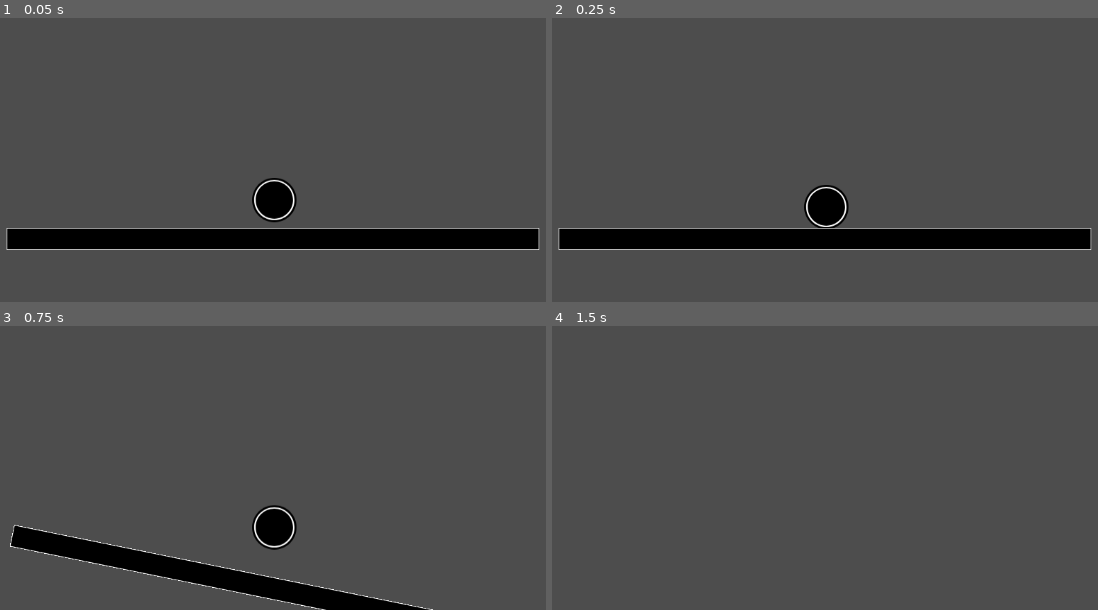
Above: before the commit, frames 1-4 (two rows, left to right).
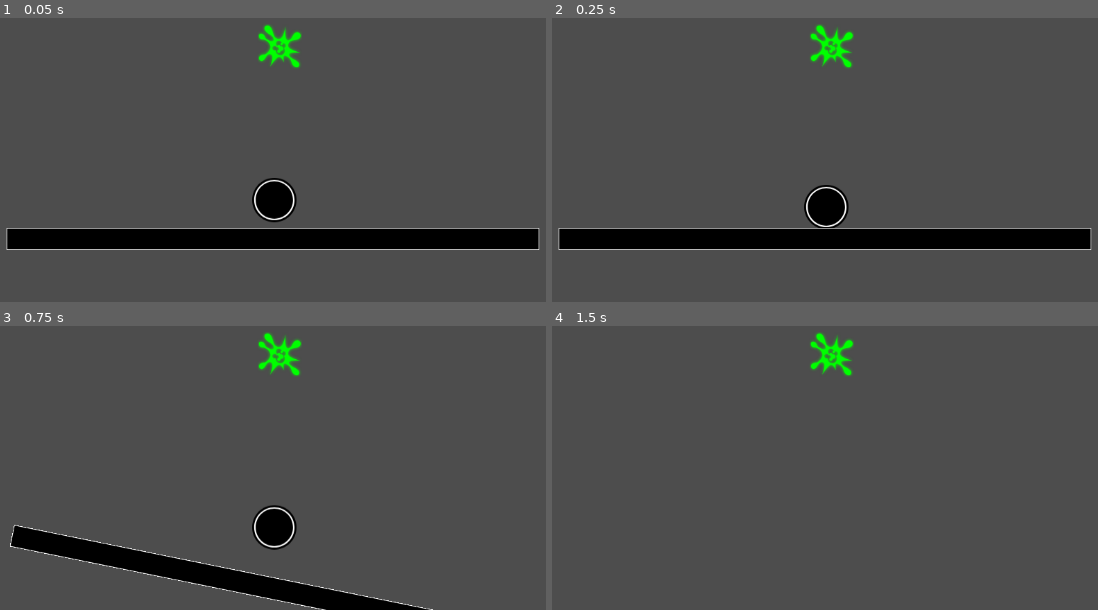
Above: after the commit, the same moments.

Repository: jo-ho/balance-game
Game: Godot game, scene res://game.tscn
Two runs of this game, one before a commit and one after it. Both use one fixed random seed, a clock stepped at 60 frames per second and the inputs below.
Inputs:
- Up to frame 1 (0.05 s): no input
- Up to frame 2 (0.25 s): no input
- Up to frame 3 (0.75 s): tap Enter at 0.5 s; hold Down (right_down) from 0.53 s (still down)
- Up to frame 4 (1.5 s): release Down (right_down) at 1.28 s; hold S (left_down) from 1.28 s (still down)

The runs differ from the first frame. In frame 1, 0.7% of the frame differs, in the area x 47-56%, y 2-18%; in frame 2, 0.7%; in frame 3, 0.7%; in frame 4, 0.7%.

Commit message:
Add sticky pickup

Diff:
--- a/body/bar.gd
+++ b/body/bar.gd
@@ -8,9 +8,14 @@
 var rotate_velocity: int = 0
 var move_velocity: int = 0
 
+var stuck_status: Array[float] = [1.0, 1.0]
+
+func _ready() -> void:
+	Events.bar_stuck.connect(_on_bar_stuck)
+
 func _physics_process(delta: float) -> void:
-	var left_axis: float = Input.get_axis("left_down", "left_up")
-	var right_axis: float = Input.get_axis("right_down", "right_up")
+	var left_axis: float = Input.get_axis("left_down", "left_up") * stuck_status[0]
+	var right_axis: float = Input.get_axis("right_down", "right_up") * stuck_status[1]
 	if is_zero_approx(right_axis) && is_zero_approx(left_axis):
 		move_velocity = 0
 		rotate_velocity = 0
@@ -26,3 +31,10 @@
 
 	rotation = clamp(rotation + delta * rotate_velocity, -ROTATION_LIMIT, ROTATION_LIMIT)
 	move_and_collide(Vector2(0, delta * move_velocity))
+
+func _on_bar_stuck(value: bool) -> void:
+	if value:
+		stuck_status = [1.0, 0]
+		stuck_status.shuffle()
+	else:
+		stuck_status = [1.0, 1.0]
--- a/common/events.gd
+++ b/common/events.gd
@@ -5,3 +5,4 @@
 signal ball_enlarged(value: bool)
 signal ball_shrank(value: bool)
 signal ball_shaped_changed(value: Ball.Shape)
+signal bar_stuck(value: bool)
--- a/effect/effect_data.gd
+++ b/effect/effect_data.gd
@@ -6,6 +6,7 @@
 	ENLARGE,
 	SHRINK,
 	TO_SQUARE,
+	STICKY,
 }
 
 @export var type: Type
--- a/effect/effect_manager.gd
+++ b/effect/effect_manager.gd
@@ -6,6 +6,7 @@
 	EffectData.Type.ENLARGE: preload("res://effect/enlarge.tres"),
 	EffectData.Type.SHRINK: preload("res://effect/shrink.tres"),
 	EffectData.Type.TO_SQUARE: preload("res://effect/to_square.tres"),
+	EffectData.Type.STICKY: preload("res://effect/sticky.tres"),
 }
 
 func add_effect(type: EffectData.Type, duration_secs: float) -> void:
--- /dev/null
+++ b/effect/sticky.gd
@@ -0,0 +1,9 @@
+extends Effect
+
+func on_apply(duration_secs: float) -> void:
+	timer.start(duration_secs)
+	Events.bar_stuck.emit(true)
+
+func on_expire() -> void:
+	queue_free()
+	Events.bar_stuck.emit(false)
--- /dev/null
+++ b/effect/sticky.tres
@@ -0,0 +1,11 @@
+[gd_resource type="Resource" script_class="EffectData" load_steps=3 format=3 uid="uid://buu2ae5kogmb1"]
+
+[ext_resource type="PackedScene" uid="uid://clq805brok6c8" path="res://effect/sticky.tscn" id="1_gg1ns"]
+[ext_resource type="Script" uid="uid://bhxbpwqpk62e1" path="res://effect/effect_data.gd" id="1_y142k"]
+
+[resource]
+script = ExtResource("1_y142k")
+type = 4
+name = "Sticky"
+scene = ExtResource("1_gg1ns")
+metadata/_custom_type_script = "uid://bhxbpwqpk62e1"
--- /dev/null
+++ b/effect/sticky.tscn
@@ -0,0 +1,7 @@
+[gd_scene load_steps=3 format=3 uid="uid://clq805brok6c8"]
+
+[ext_resource type="PackedScene" uid="uid://o3hqnitgvtub" path="res://effect/effect.tscn" id="1_4nwyc"]
+[ext_resource type="Script" uid="uid://b3lgmrx4pm70c" path="res://effect/sticky.gd" id="2_l7jgc"]
+
+[node name="Sticky" instance=ExtResource("1_4nwyc")]
+script = ExtResource("2_l7jgc")
--- a/game.tscn
+++ b/game.tscn
@@ -1,9 +1,11 @@
-[gd_scene load_steps=5 format=3 uid="uid://mot2jnulhvfy"]
+[gd_scene load_steps=7 format=3 uid="uid://mot2jnulhvfy"]
 
 [ext_resource type="Script" uid="uid://deybraxkl66uj" path="res://game.gd" id="1_80nbo"]
 [ext_resource type="PackedScene" uid="uid://dlgf2llvx3moj" path="res://body/ball.tscn" id="2_e2o6t"]
 [ext_resource type="PackedScene" uid="uid://cm8gpjqpgogui" path="res://effect/effect_manager.tscn" id="2_fc0e3"]
 [ext_resource type="PackedScene" uid="uid://6mll275lpau5" path="res://body/bar.tscn" id="3_feb5d"]
+[ext_resource type="PackedScene" uid="uid://cnwykvr2fxfer" path="res://pickup/pickup_2d.tscn" id="5_ryrav"]
+[ext_resource type="Resource" uid="uid://dpwu2nuvljviu" path="res://pickup/sticky_pickup.tres" id="6_eow3j"]
 
 [node name="Game" type="Node"]
 script = ExtResource("1_80nbo")
@@ -15,3 +17,7 @@
 
 [node name="Bar" parent="." instance=ExtResource("3_feb5d")]
 position = Vector2(506, 557)
+
+[node name="Pickup2D" parent="." instance=ExtResource("5_ryrav")]
+position = Vector2(516, 279)
+data = ExtResource("6_eow3j")
--- /dev/null
+++ b/pickup/sticky_pickup.tres
@@ -0,0 +1,11 @@
+[gd_resource type="Resource" script_class="PickupData" load_steps=3 format=3 uid="uid://dpwu2nuvljviu"]
+
+[ext_resource type="Script" uid="uid://bp7csbqvuqrg3" path="res://pickup/pickup_data.gd" id="1_gxpls"]
+[ext_resource type="Texture2D" uid="uid://t5ogw365l384" path="res://pickup/assets/gooey-molecule.png" id="2_ox0we"]
+
+[resource]
+script = ExtResource("1_gxpls")
+sprite = ExtResource("2_ox0we")
+effect_type = 4
+duration_secs = 3
+metadata/_custom_type_script = "uid://bp7csbqvuqrg3"
Not shown, added: effect/sticky.gd.uid
Binary file added: pickup/assets/gooey-molecule.png
Not shown, added: pickup/assets/gooey-molecule.png.import
